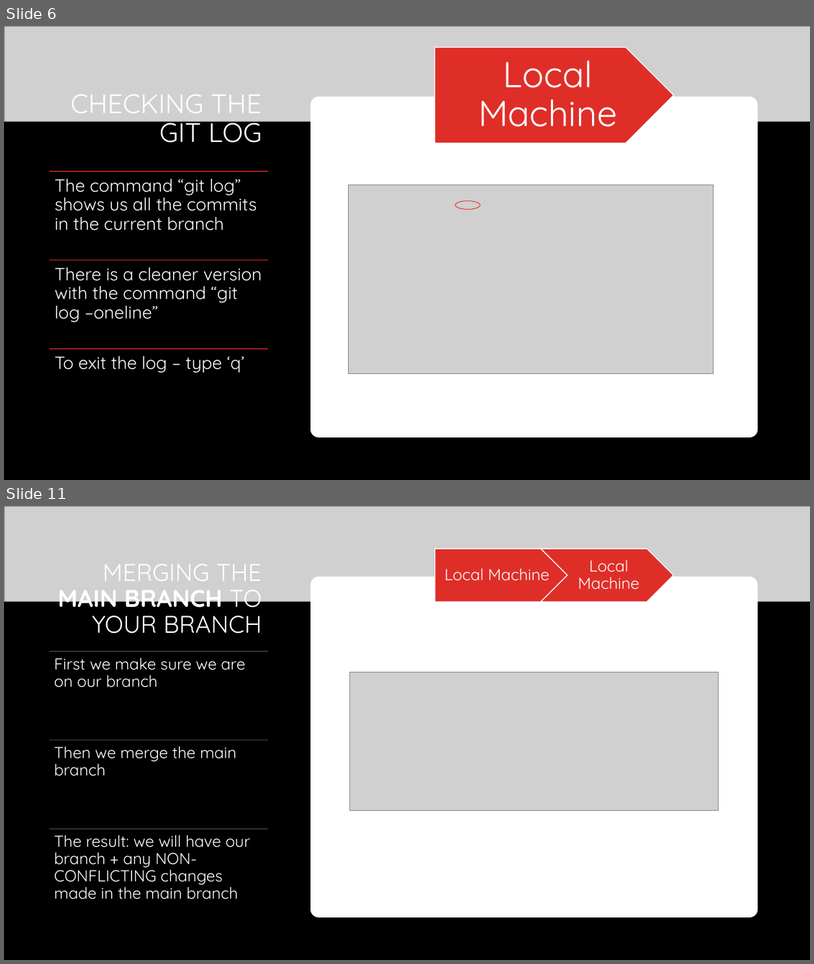
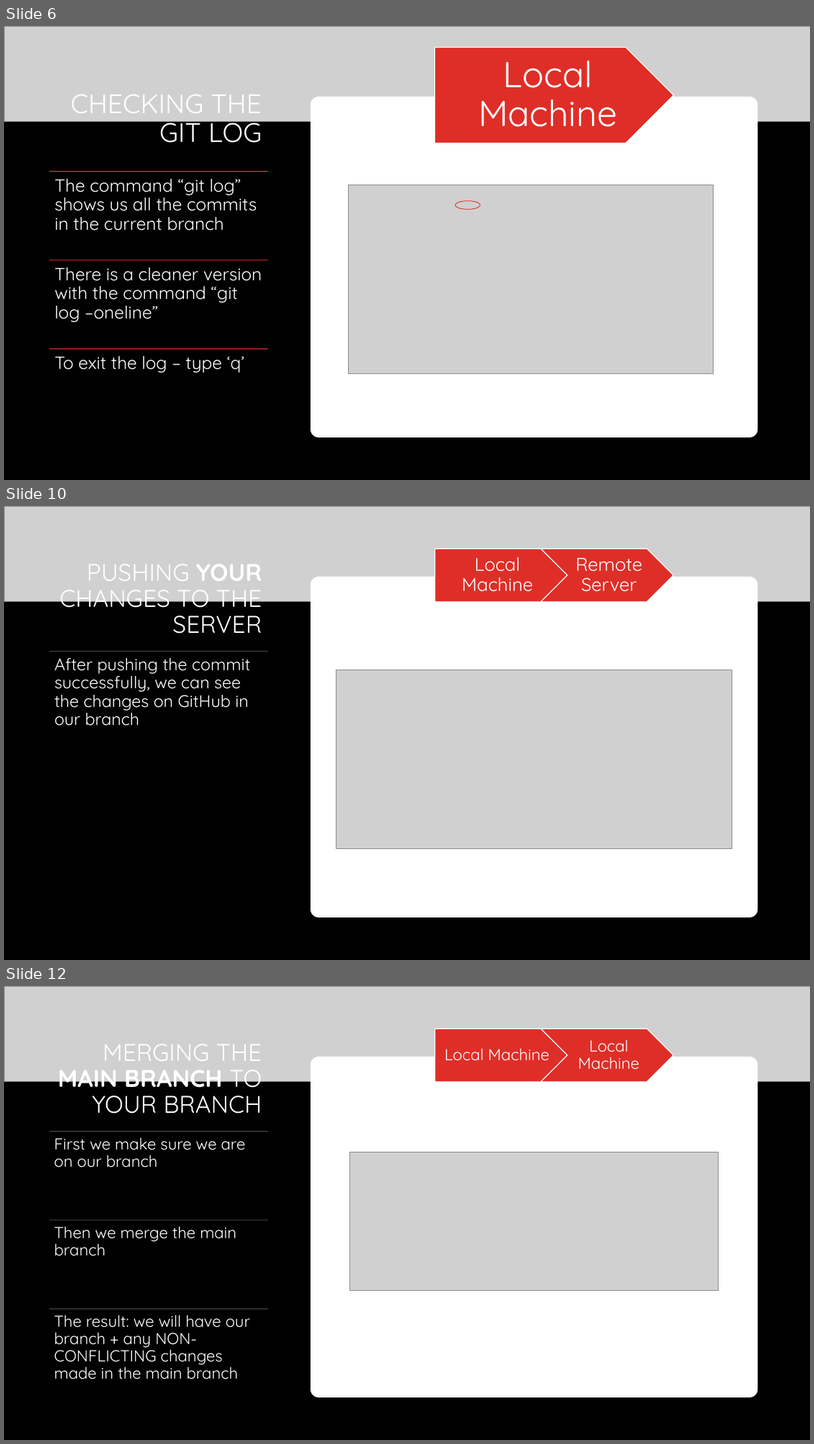
Before and after one commit to shachash1984/Tiltan_UnrealEngineCourse, a slide deck: Classes/Class_1/Git Helper.pptx. Shown one above the other, each under a label of ours: slides 6 and 11 before the commit, slides 6, 10 and 12 after it; the slides between them are not shown. The pictures are 814x964 and 814x1444 pixels, drawn with LibreOffice and Linux fonts; fonts in the diff are those of the drawing; grey boxes stand for pictures; background and template pictures are left out. Boxes give left, top, right and bottom in pixels: in the first picture for what was removed or moved away, otherwise in the second. Text is boxed around its words. In the diff, an @@ line names an element or a change of style, - is before the commit and + after.

```diff
--- a/Classes/Class_1/Git Helper.pptx
+++ b/Classes/Class_1/Git Helper.pptx
@@ slide 10 added at (x1=4, y1=506, x2=810, y2=960), background #FFFFFF @@
@@ rectangle added at (x1=4, y1=506, x2=810, y2=960), fill #000000 @@
@@ picture added at (x1=4, y1=506, x2=810, y2=602) @@
@@ title added at (x1=59, y1=564, x2=262, y2=633), 28.8 pt, text #FFFFFF @@
+PUSHING YOUR CHANGES TO THE SERVER
@@ group added at (x1=435, y1=548, x2=674, y2=602): 2 texts, 1 pentagon arrow, 1 chevron @@
+Local Machine
+Remote Server
@@ rounded rectangle added at (x1=311, y1=577, x2=759, y2=917), fill #FFFFFF @@
@@ line added from (49, 651) to (268, 651), #454545 1 pt @@
@@ text added at (x1=54, y1=658, x2=250, y2=726), 20 pt, text #FFFFFF @@
+After pushing the commit successfully, we can see the changes on GitHub in our branch
@@ picture added at (x1=336, y1=670, x2=733, y2=849) @@
@@ what was slide 11 is now slide 12 @@
```
Also in this commit, not shown: 5 slides changed.
